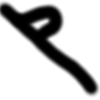
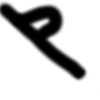
Layers edited between the first and the second 100x100 image:
renamed "Background" to "ldoor.png", painted on it over [72, 68, 100, 98]
